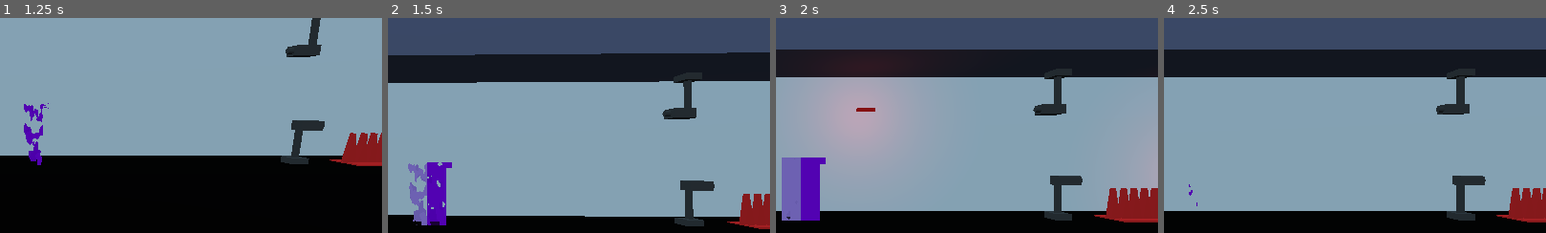
Above: before the commit, frames 1-4 (left to right).
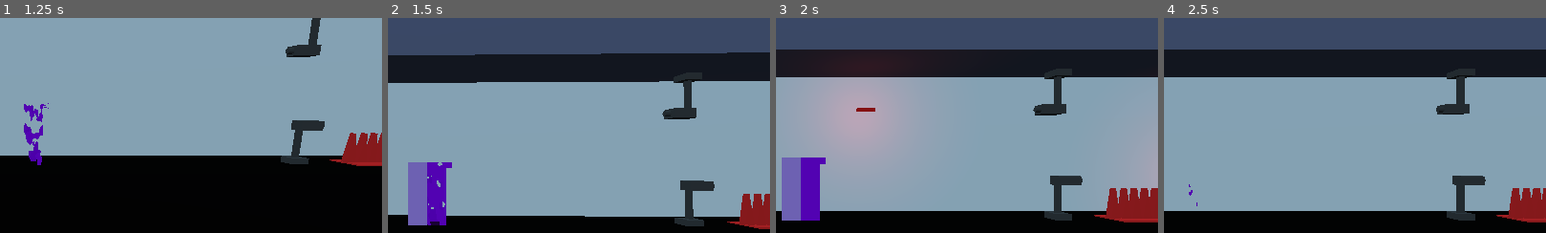
Above: after the commit, the same moments.

Repository: dsaltares/ludumdare-47
Game: Godot game, scene res://David/DavidPlayground.tscn
Two runs of this game, one before a commit and one after it. Both use one fixed random seed, a clock stepped at 60 frames per second and the inputs below.
Inputs:
- Up to frame 1 (1.25 s): hold D (move_right) from 0.53 s (still down); tap N (new_run) at 0.6 s; tap Space (jump) at 0.77 s
- Up to frame 2 (1.5 s): release D (move_right) at 1.28 s; hold A (move_left) from 1.28 s (still down); tap C (shake) at 1.35 s
- Up to frame 3 (2 s): keep holding A (move_left); tap Space (jump) at 1.52 s
- Up to frame 4 (2.5 s): release A (move_left) at 2.03 s; hold D (move_right) from 2.03 s (still down); tap N (new_run) at 2.1 s
The pictures show only the part of the screen within x 46-96%, y 18-68%; the shares and areas given below are measured in that part.

Frame 1 is identical in both runs. In frame 2, 0.7% of the frame differs, in the area x 5-11%, y 67-97%; in frame 3, less than 0.1%; in frame 4, nothing differs.

Commit message:
ghosts also dissolve when dead

Diff:
--- a/game/David/Game.gd
+++ b/game/David/Game.gd
@@ -9,6 +9,7 @@
 	camera.set_target(level.player)
 	GhostManager.start_recording()
 	connect_level_signals()
+	EventBus.connect("player_kill_started", GhostManager, "pause_recording")
 
 func _process(delta: float) -> void:
 	if Input.is_action_just_pressed("quit"):
--- a/game/EventBus.gd
+++ b/game/EventBus.gd
@@ -1,3 +1,4 @@
 extends Node
 
 signal shake_requested
+signal player_kill_started
--- a/game/Ghosts/Ghost.gd
+++ b/game/Ghosts/Ghost.gd
@@ -4,7 +4,8 @@
 enum States {
 	START,
 	PLAYING_RECORDING,
-	IDLE
+	IDLE,
+	DISSOLVING,
 }
 
 const GRAVITY = -10.0
@@ -14,6 +15,7 @@
 const GHOSTS_LAYER = 4
 
 onready var become_solid_timer := $BecomeSolidTimer
+onready var dissolve_timer := $DissolveTimer
 onready var mesh := $Body
 
 var state = States.START
@@ -31,11 +33,10 @@
 	global_transform = recording.transforms[0]
 
 func _process(_delta: float) -> void:
-	var amount = become_solid_timer.time_left / become_solid_timer.wait_time
-	mesh.get_surface_material(0).set_shader_param("dissolve_amount", amount)
+	_update_dissolve_amount()
 
 func _physics_process(delta: float) -> void:
-	if  state != States.IDLE:
+	if state == States.START or state == States.PLAYING_RECORDING:
 		var transform : Transform = recording.transforms[current_frame]
 		global_transform = transform
 		current_frame += 1
@@ -45,7 +46,7 @@
 
 	if state == States.IDLE:
 		if recording.killed_at_end:
-			queue_free()
+			dissolve()
 			return
 
 		collision_layer = GHOSTS_LAYER
@@ -61,8 +62,24 @@
 		velocity = move_and_slide_with_snap(velocity, snap_vec, Vector3.UP)
 		transform.origin.z = 0
 
+func dissolve() -> void:
+	state = States.DISSOLVING
+	dissolve_timer.start()
+	collision_layer = 0
+	collision_mask = 0
+
 func _on_BecomeSolidTimer_timeout() -> void:
 	if state == States.START:
 		state = States.PLAYING_RECORDING
 		collision_layer = GHOSTS_LAYER
 		collision_mask = ENVIRONMENT_LAYER + PLAYER_LAYER
+
+func _update_dissolve_amount() -> void:
+	var amount = 0.0
+
+	if state == States.START:
+		amount = become_solid_timer.time_left / become_solid_timer.wait_time
+	elif state == States.DISSOLVING:
+		amount = 1.0 - dissolve_timer.time_left / dissolve_timer.wait_time
+
+	mesh.get_surface_material(0).set_shader_param("dissolve_amount", amount)
--- a/game/Ghosts/Ghost.tscn
+++ b/game/Ghosts/Ghost.tscn
@@ -24,4 +24,8 @@
 wait_time = 2.0
 one_shot = true
 autostart = true
+
+[node name="DissolveTimer" type="Timer" parent="."]
+one_shot = true
 [connection signal="timeout" from="BecomeSolidTimer" to="." method="_on_BecomeSolidTimer_timeout"]
+[connection signal="timeout" from="DissolveTimer" to="." method="queue_free"]
--- a/game/Ghosts/GhostManager.gd
+++ b/game/Ghosts/GhostManager.gd
@@ -21,6 +21,9 @@
 func start_recording() -> void:
 	recording = true
 
+func pause_recording() -> void:
+	recording = false
+
 func stop_recording(player_killed : bool) -> void:
 	player_recording.killed_at_end = player_killed
 	ghost_recordings.append(player_recording)
--- a/game/Player/Player.gd
+++ b/game/Player/Player.gd
@@ -39,6 +39,7 @@
 		state = States.Dying
 		die_timer.start()
 		EventBus.emit_signal("shake_requested")
+		EventBus.emit_signal("player_kill_started")
 
 func _ready() -> void:
 	die_timer.connect("timeout", self, "on_die_timer_timeout")
